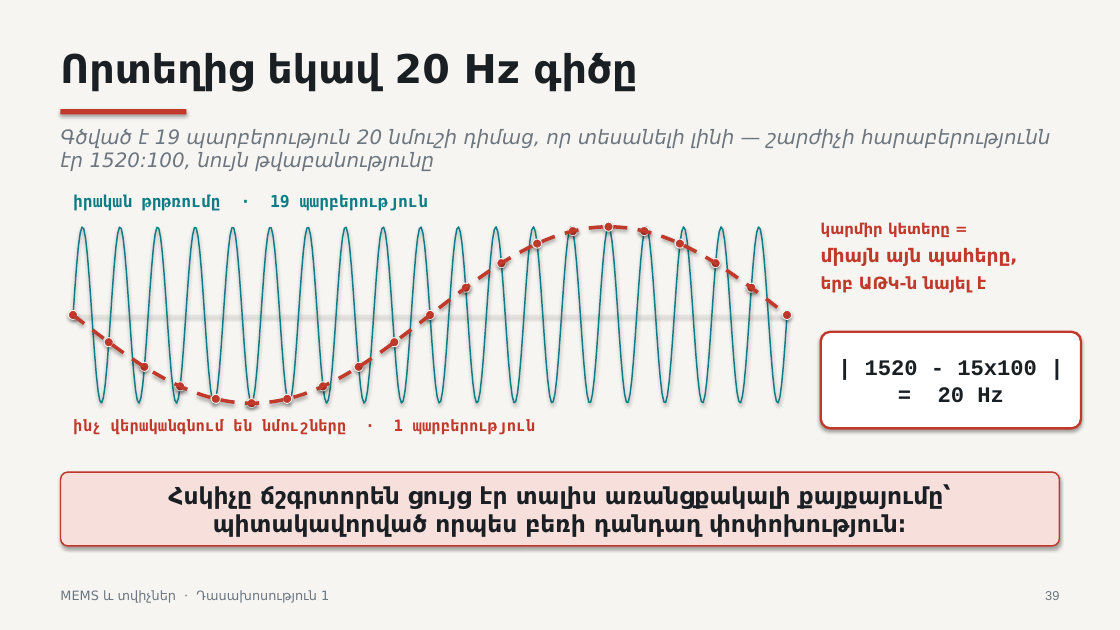
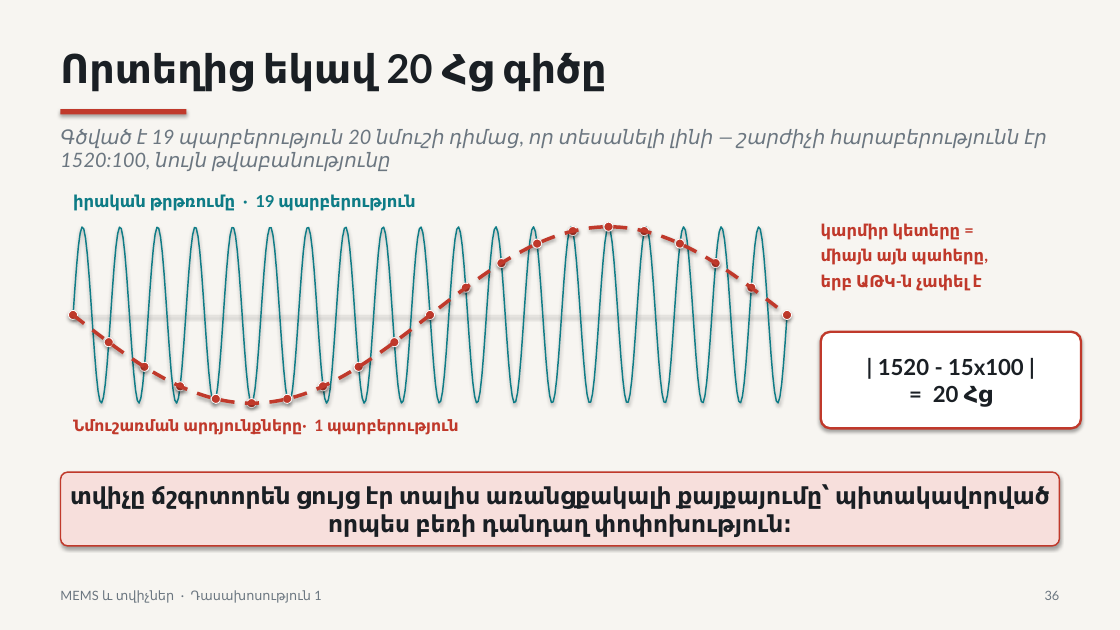
Before and after one commit to Vhovh99/mems-and-sensors-subject, a slide deck: slide 36 of lectures/lecture-01/output/L1-MEMS-measurement-system-architecture-HY.pptx (slide 39 before the commit). Drawn at 1120x630 pixels with LibreOffice and Linux fonts; fonts in the diff are those of the drawing. Boxes give left, top, right and bottom in pixels: in the first picture for what was removed or moved away, otherwise in the second. Text is boxed around its words. In the diff, an @@ line names an element or a change of style, - is before the commit and + after.

```diff
--- a/lectures/lecture-01/output/L1-MEMS-measurement-system-architecture-HY.pptx
+++ b/lectures/lecture-01/output/L1-MEMS-measurement-system-architecture-HY.pptx
@@ text at [60,53,607,92]: text changed; font DejaVu Sans to Lato @@
-Որտեղից եկավ 20 Hz գիծը
+Որտեղից եկավ 20 Հց գիծը
@@ text "Գծված է 19 պարբերություն 20 ..." at [60,129,1047,171]: font DejaVu Sans to Lato @@
@@ text "իրական թրթռումը · 19 պարբերություն" at [73,194,415,211]: font DejaVu Sans Mono to Lato @@
@@ text at [821,223,984,265]: size 12.8 to 14 pt in "կարմիր կետերը ="; font DejaVu Sans to Lato in "կարմիր կետերը =", "միայն այն պահերը,"; size 16 to 14 pt in "միայն այն պահերը," @@
@@ text at [821,274,982,291]: text changed; size 14.4 to 14 pt; font DejaVu Sans to Lato @@
-երբ ԱԹԿ-ն նայել է
+երբ ԱԹԿ-ն չափել է
@@ text in rounded rectangle at [878,359,1024,375]: font Courier New to Lato in "| 1520 - 15x100 |" @@
@@ text in rounded rectangle at [933,386,993,407]: text changed; font Courier New to Lato @@
-= 20 Hz
+= 20 Հց
@@ text at [183,419,459,435]: text changed; font DejaVu Sans Mono to Lato @@
-ինչ վերականգնում են նմուշները · 1 պարբերություն
+Նմուշառման արդյունքները· 1 պարբերություն
@@ text in rounded rectangle at [70,485,1050,537]: text changed; font DejaVu Sans to Lato @@
-Հսկիչը ճշգրտորեն ցույց էր տալիս առանցքակալի քայքայումը՝ պիտակավորված որպես բեռի դանդաղ փոփոխություն։
+տվիչը ճշգրտորեն ցույց էր տալիս առանցքակալի քայքայումը՝ պիտակավորված որպես բեռի դանդաղ փոփոխություն։
@@ text "MEMS և տվիչներ · Դասախոսություն ..." at [60,590,321,603]: font DejaVu Sans to Lato @@
@@ text at [1045,591,1060,600]: text changed; font Arial to Lato @@
-39
+36
```
Also in this commit, not shown: 38 other slides changed, 6 slides removed.
